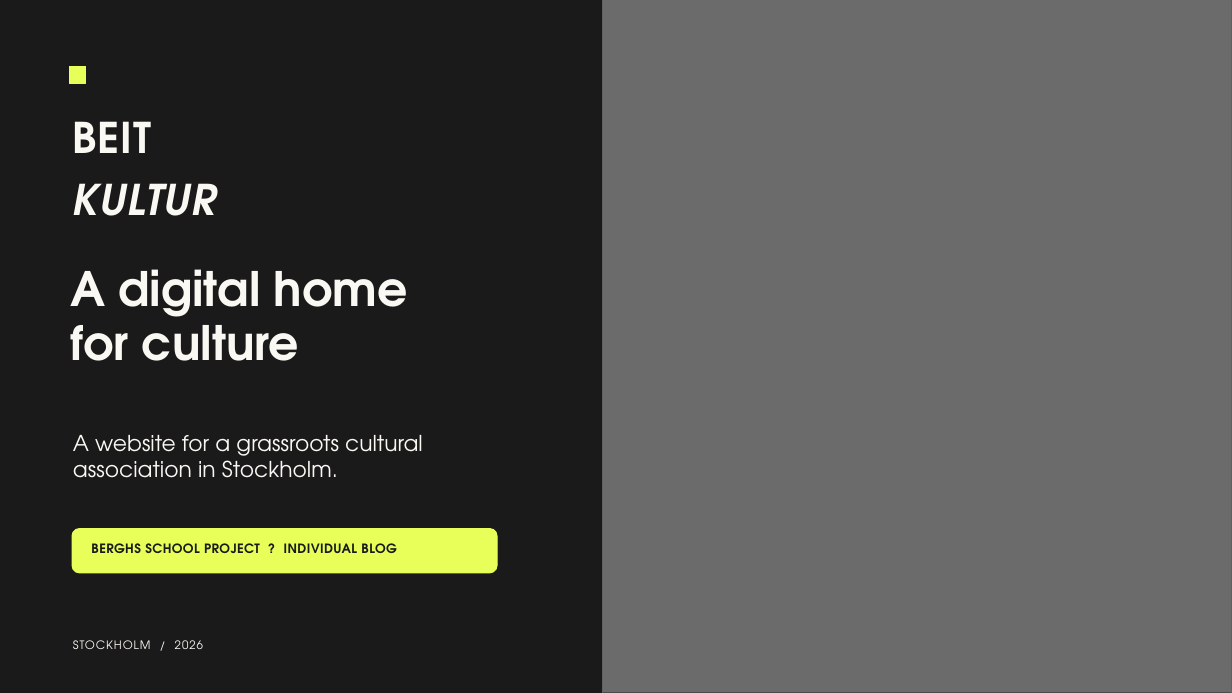
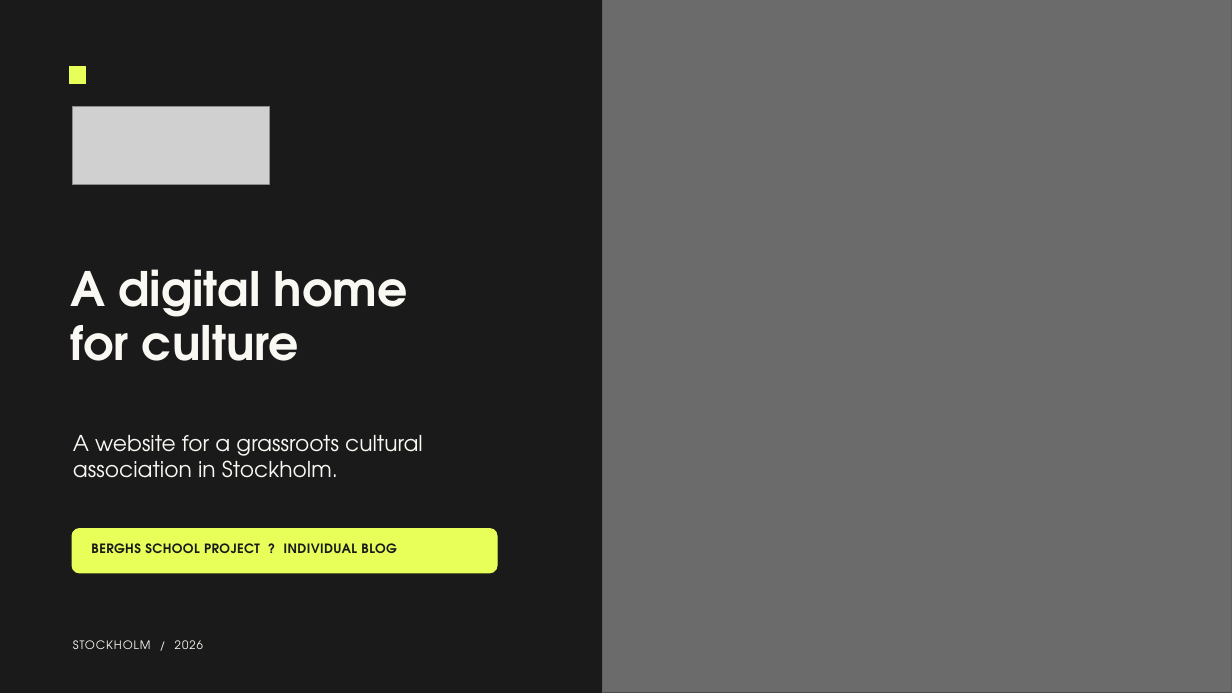
Before and after one commit to abrilvergaralozano/BEIT-KULTUR, a slide deck: slide 1 of presentation/Beit-Kultur-Project-Presentation.pptx. Drawn at 1232x693 pixels with LibreOffice and Linux fonts; fonts in the diff are those of the drawing; grey boxes stand for pictures. Boxes give left, top, right and bottom in pixels: in the first picture for what was removed or moved away, otherwise in the second. Text is boxed around its words. In the diff, an @@ line names an element or a change of style, - is before the commit and + after.

```diff
--- a/presentation/Beit-Kultur-Project-Presentation.pptx
+++ b/presentation/Beit-Kultur-Project-Presentation.pptx
@@ picture added at box(72, 106, 269, 185) @@
@@ text removed at box(72, 121, 151, 153) @@
-BEIT
@@ text removed at box(72, 183, 216, 216) @@
-KULTUR
```
Also in this commit, not shown: 7 other slides changed, 3 other files.
